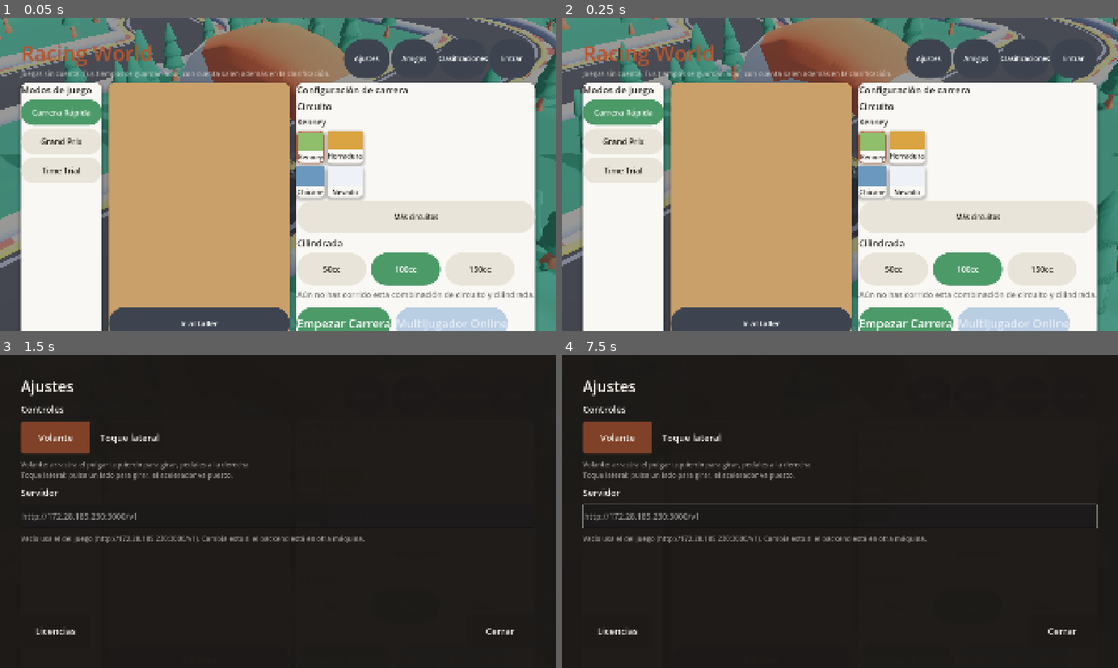
Above: before the commit, frames 1-4 (two rows, left to right).
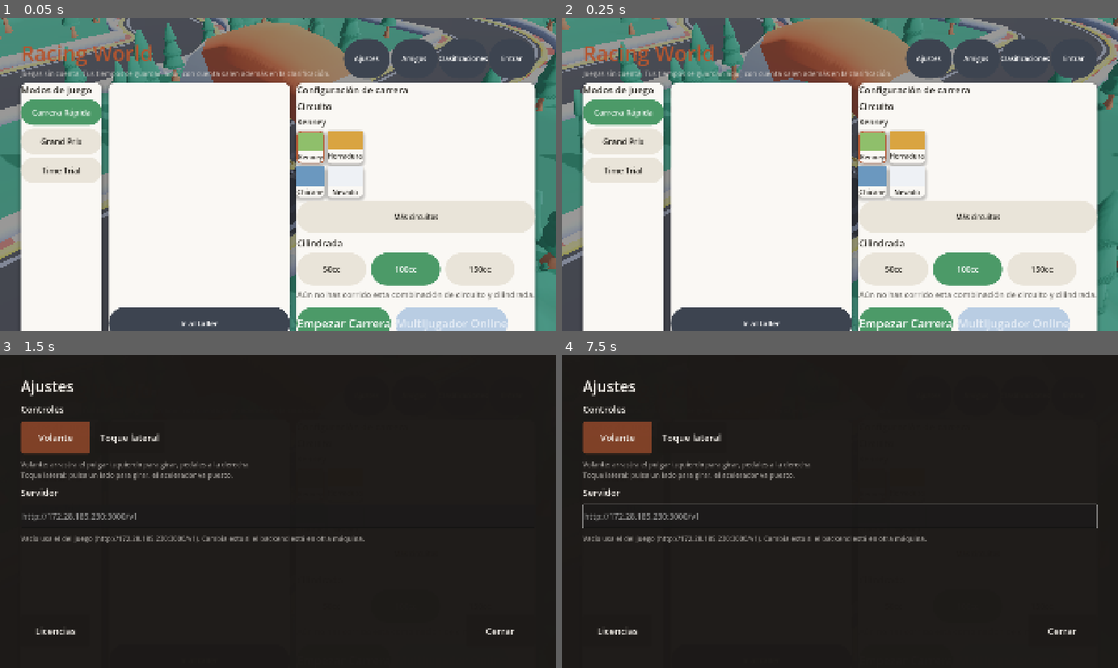
Above: after the commit, the same moments.

Repository: msalejandrojose/core
Game: Godot game, scene res://scenes/main.tscn
Same seed, same stepped clock (60 frames per second), same inputs: the game is played once before the commit and once after it.
Inputs:
- Up to frame 1 (0.05 s): no input
- Up to frame 2 (0.25 s): no input
- Up to frame 3 (1.5 s): click "Ajustes" at 0.5 s; click "Amigos" at 1.25 s
- Up to frame 4 (7.5 s): click "Clasificaciones" at 2 s; click "Entrar" at 2.75 s; click "Más circuitos" at 3.5 s; click "Empezar Carrera" at 4.25 s; click "Empezar Carrera" at 5 s; click "Carrera Rápida" at 5.75 s; click "Grand Prix" at 6.5 s; click "Time Trial" at 7.25 s

The runs differ from the first frame. In frame 1, 23% of the frame differs, in the area x 19-53%, y 20-100%; in frame 2, 23%; in frame 3, less than 0.1%; in frame 4, less than 0.1%.

Commit message:
feat(racing): taller 3D de verdad y selección de circuito según referencia
Fondo de taller con gráficos de Godot, no una tarjeta de color plano:
VehiclePreview.add_workshop_backdrop() (opt-in) añade suelo/pared/banco
con BoxMesh + StandardMaterial3D dentro del propio visor 3D del coche —
gira e ilumina junto con él, sin assets nuevos. Solo lo pide el menú
principal; el taller de verdad (workshop_screen.gd) sigue con el visor
transparente de siempre, sin tocarlo.

Selección de circuito, según la segunda captura de referencia:
- Cabecera con Ajustes/Clasificaciones/Salir, mismo lenguaje que el menú
  principal (sin Amigos: es una pantalla de segundo nivel, no el hub).
- Las tarjetas ganan "Longitud" — pero calculada de verdad (nº de celdas
  del trazado × el tamaño de celda del GridMap), no un número inventado
  para parecerse a la referencia. Sin "Dificultad" ni "Tiempo": la
  referencia los muestra pero no existen como datos reales de un
  circuito, mismo criterio que ya dejó por escrito el propio código antes
  de este cambio. Los circuitos del servidor, sin trazado en el listado,
  se quedan sin longitud en vez de inventarla.

Diff:
--- a/apps/game/scripts/ui/main_menu.gd
+++ b/apps/game/scripts/ui/main_menu.gd
@@ -221,7 +221,7 @@
 ## mismo: es donde más sentido tiene ("tu coche, en el taller"), y ya no
 ## hay pestaña que lo lleve.
 func _build_preview_panel() -> Control:
-	var card := UiTheme.card_panel(Color("caa06a"))
+	var card := UiTheme.card_panel()
 	card.size_flags_horizontal = Control.SIZE_EXPAND_FILL
 	card.size_flags_vertical = Control.SIZE_EXPAND_FILL
 
@@ -234,6 +234,10 @@
 	column.add_child(viewport_holder)
 
 	_preview = VehiclePreview.new()
+	# Suelo/pared/banco con mallas de Godot, no una tarjeta de color plano:
+	# el taller tiene que verse dentro del propio visor 3D, girando e
+	# iluminándose con el coche.
+	_preview.add_workshop_backdrop()
 	viewport_holder.add_child(_preview)
 
 	var workshop_button := UiTheme.pill_button(
--- a/apps/game/scripts/ui/track_select_screen.gd
+++ b/apps/game/scripts/ui/track_select_screen.gd
@@ -26,6 +26,13 @@
 ## así se distinguen de la tarjeta grande que las contiene a todas.
 const _TILE_BG := Color("f4f1ea")
 
+## Metros por celda del `GridMap` de `main.tscn` (`cell_size`) — de ahí se
+## deriva la longitud real de un circuito local: nº de celdas del trazado
+## por este valor. Los circuitos del backoffice no traen el trazado en el
+## listado, así que para esos no hay longitud que mostrar (mejor omitirla
+## que inventar un número).
+const _CELL_SIZE_M := 9.99
+
 signal closed()
 ## Solo se emite si se confirma un circuito distinto al que había — quien
 ## abre esta pantalla lo usa para refrescar su resumen sin tener que sondear
@@ -39,6 +46,7 @@
 var _card_panels: Array[PanelContainer] = []
 var _card_ids: Array[String] = []
 var _card_is_server: Array[bool] = []
+var _account_button: Button
 
 var _pending_id: String
 var _pending_is_server: bool
@@ -69,7 +77,7 @@
 	column.add_theme_constant_override("separation", 16)
 	margin.add_child(column)
 
-	column.add_child(_title("Selección de circuito"))
+	column.add_child(_build_header())
 
 	var grid_card := UiTheme.card_panel()
 	grid_card.size_flags_vertical = Control.SIZE_EXPAND_FILL
@@ -87,7 +95,7 @@
 
 	for id in TrackCatalog.ids():
 		var layout := TrackCatalog.by_id(id)
-		_add_card(layout.name, id, false, layout.checkpoints + 1)
+		_add_card(layout.name, id, false, layout.checkpoints + 1, "", layout.path.size() * _CELL_SIZE_M)
 	_sync_selection()
 
 	# Los del servidor (creados en el backoffice) se cargan aparte y se van
@@ -147,7 +155,7 @@
 		# defecto también), no como cadena vacía — hay que cubrir los dos.
 		var image_url_value: Variant = item.get("imageUrl")
 		var image_url: String = image_url_value if image_url_value is String else ""
-		_add_card(str(item.get("name", slug)), slug, true, int(item.get("sectorCount", 1)), image_url)
+		_add_card(str(item.get("name", slug)), slug, true, int(item.get("sectorCount", 1)), image_url, -1.0)
 
 	_sync_selection()
 
@@ -156,7 +164,14 @@
 ## `Api.base_url` (ver `RacingApi.fetch_image_texture`). Vacío = sin
 ## miniatura, que es siempre el caso de los 4 circuitos del catálogo local
 ## (esa tabla no tiene imagen, solo los circuitos nacidos en el backoffice).
-func _add_card(label: String, id: String, is_server: bool, sector_count: int, image_url: String = "") -> void:
+func _add_card(
+	label: String,
+	id: String,
+	is_server: bool,
+	sector_count: int,
+	image_url: String = "",
+	length_m: float = -1.0,
+) -> void:
 	if _card_ids.has(id):
 		return
 
@@ -183,6 +198,16 @@
 	name_label.add_theme_font_size_override("font_size", UiTheme.FONT_MD)
 	name_label.add_theme_color_override("font_color", UiTheme.CARD_INK)
 	card.add_child(name_label)
+
+	# `length_m < 0` = sin dato (circuitos del backoffice, que no traen el
+	# trazado en el listado) — mejor omitirlo que enseñar un número
+	# inventado.
+	if length_m >= 0.0:
+		var length_label := Label.new()
+		length_label.text = "Longitud: %d m" % roundi(length_m)
+		length_label.add_theme_font_size_override("font_size", UiTheme.FONT_XS)
+		length_label.add_theme_color_override("font_color", UiTheme.CARD_MUTED)
+		card.add_child(length_label)
 
 	var sectors_label := Label.new()
 	sectors_label.text = "%d sectores" % sector_count
@@ -252,3 +277,57 @@
 	label.add_theme_font_size_override("font_size", UiTheme.FONT_XL)
 	label.add_theme_color_override("font_color", UiTheme.BONE)
 	return label
+
+
+## Título a la izquierda, accesos sueltos a la derecha — mismo lenguaje
+## que la cabecera del menú principal, sin "Amigos": esta es una pantalla
+## de segundo nivel, no el hub.
+func _build_header() -> Control:
+	var header := HBoxContainer.new()
+	header.add_theme_constant_override("separation", 16)
+
+	header.add_child(_title("Selección de circuito"))
+
+	var push := Control.new()
+	push.size_flags_horizontal = Control.SIZE_EXPAND_FILL
+	header.add_child(push)
+
+	var bar := HBoxContainer.new()
+	bar.add_theme_constant_override("separation", 4)
+	header.add_child(bar)
+
+	bar.add_child(_icon_button("Ajustes", func() -> void:
+		add_child(load("res://scenes/ui/settings-screen.tscn").instantiate())))
+	bar.add_child(_icon_button("Clasificaciones", func() -> void:
+		add_child(load("res://scenes/ui/leaderboard-screen.tscn").instantiate())))
+
+	_account_button = _icon_button("Salir", _open_account)
+	bar.add_child(_account_button)
+	_refresh_account()
+
+	return header
+
+
+## Entrar no es obligatorio para jugar — mismo criterio y mismo código que
+## en `main_menu.gd`, duplicado a propósito: cada pantalla suelta ya
+## repite sus propias `_label`/`_heading`, este botón no es distinto.
+func _open_account() -> void:
+	if Session.is_logged_in():
+		Session.logout()
+		_refresh_account()
+		return
+
+	var screen: CanvasLayer = load("res://scenes/ui/login-screen.tscn").instantiate()
+	screen.closed.connect(_refresh_account)
+	add_child(screen)
+
+
+func _refresh_account() -> void:
+	if is_instance_valid(_account_button):
+		_account_button.text = "Salir" if Session.is_logged_in() else "Entrar"
+
+
+func _icon_button(text: String, on_pressed: Callable) -> Button:
+	var button := UiTheme.pill_button(text, UiTheme.STEEL, Color.WHITE, Vector2(160, 72), UiTheme.FONT_XS)
+	button.pressed.connect(on_pressed)
+	return button
--- a/apps/game/scripts/ui/vehicle_preview.gd
+++ b/apps/game/scripts/ui/vehicle_preview.gd
@@ -72,3 +72,54 @@
 
 func has_model() -> bool:
 	return _model != null
+
+
+## Suelo + pared + banco de taller alrededor del coche, con mallas
+## primitivas (`BoxMesh`) y `StandardMaterial3D` — nada de imágenes ni
+## modelos nuevos, gráficos de Godot tal cual pide la referencia. Opt-in:
+## el taller de verdad (`workshop_screen.gd`) sigue con el fondo
+## transparente de siempre, solo el menú principal lo pide (TASK "fondo de
+## taller en el menú principal").
+func add_workshop_backdrop() -> void:
+	_viewport.transparent_bg = false
+
+	var env := Environment.new()
+	env.background_mode = Environment.BG_COLOR
+	env.background_color = Color("cbb896")
+	env.ambient_light_source = Environment.AMBIENT_SOURCE_COLOR
+	env.ambient_light_color = Color("d8cdb8")
+	env.ambient_light_energy = 0.7
+
+	var world_env := WorldEnvironment.new()
+	world_env.environment = env
+	_viewport.add_child(world_env)
+
+	var floor_instance := MeshInstance3D.new()
+	var floor_mesh := BoxMesh.new()
+	floor_mesh.size = Vector3(12, 0.2, 12)
+	floor_instance.mesh = floor_mesh
+	floor_instance.position = Vector3(0, -0.1, 0)
+	floor_instance.material_override = _flat_material(Color("8a8378"))
+	_viewport.add_child(floor_instance)
+
+	var wall := MeshInstance3D.new()
+	var wall_mesh := BoxMesh.new()
+	wall_mesh.size = Vector3(12, 6, 0.3)
+	wall.mesh = wall_mesh
+	wall.position = Vector3(0, 2.9, -3.5)
+	wall.material_override = _flat_material(Color("c9a876"))
+	_viewport.add_child(wall)
+
+	var bench := MeshInstance3D.new()
+	var bench_mesh := BoxMesh.new()
+	bench_mesh.size = Vector3(1.6, 0.9, 0.6)
+	bench.mesh = bench_mesh
+	bench.position = Vector3(-2.6, 0.45, -1.6)
+	bench.material_override = _flat_material(Color("5b4636"))
+	_viewport.add_child(bench)
+
+
+func _flat_material(color: Color) -> StandardMaterial3D:
+	var material := StandardMaterial3D.new()
+	material.albedo_color = color
+	return material
--- a/apps/game/tests/track_select_screen_test.gd
+++ b/apps/game/tests/track_select_screen_test.gd
@@ -59,6 +59,9 @@
 	await _test_la_tarjeta_del_servidor_carga_miniatura()
 	await _test_confirmar_aplica_la_seleccion_pendiente()
 	await _test_atras_no_aplica_nada()
+	await _test_cabecera_de_accesos_sueltos()
+	await _test_circuito_local_muestra_longitud_real()
+	await _test_circuito_del_servidor_no_inventa_longitud()
 
 	_server.stop()
 	Session.logout()
@@ -216,6 +219,43 @@
 
 	_check(GameSettings.track_id, TrackCatalog.DEFAULT_ID,
 		"volver atrás no aplica la tarjeta que se había tocado")
+
+
+func _test_cabecera_de_accesos_sueltos() -> void:
+	var screen := await _open_screen()
+
+	for text in ["Ajustes", "Clasificaciones"]:
+		_check(_find_button(screen, text) != null, true, "hay acceso a \"%s\" en la cabecera" % text)
+	_check(is_instance_valid(screen._account_button), true, "y un botón de cuenta")
+
+	screen.close_screen()
+
+
+## La longitud del circuito local es un dato real (nº de celdas del
+## trazado × el tamaño de celda del `GridMap`), no un número inventado
+## para parecerse a la referencia.
+func _test_circuito_local_muestra_longitud_real() -> void:
+	var screen := await _open_screen()
+
+	var layout := TrackCatalog.by_id(TrackCatalog.DEFAULT_ID)
+	var expected_m := roundi(layout.path.size() * screen._CELL_SIZE_M)
+
+	var label := _find_label_containing(screen, "Longitud: %d m" % expected_m)
+	_check(label != null, true, "el circuito local muestra su longitud real, calculada del trazado")
+
+	screen.close_screen()
+
+
+func _test_circuito_del_servidor_no_inventa_longitud() -> void:
+	var screen := await _open_screen()
+
+	var name_label := _find_label(screen, "Circuito del Puerto")
+	_check(name_label != null, true, "encuentra la tarjeta del servidor")
+	if name_label != null:
+		var has_length := _find_label_containing(name_label.get_parent(), "Longitud") != null
+		_check(has_length, false, "sin trazado en el listado del servidor, no se inventa una longitud")
+
+	screen.close_screen()
 
 
 # --- Utilidades ---------------------------------------------------------------
@@ -259,6 +299,16 @@
 	return null
 
 
+func _find_label_containing(root: Node, text: String) -> Label:
+	if root is Label and root.text.find(text) != -1:
+		return root
+	for child in root.get_children():
+		var found := _find_label_containing(child, text)
+		if found != null:
+			return found
+	return null
+
+
 ## El nombre del circuito vive en una `Label` dentro de la tarjeta (un
 ## `VBoxContainer`); el botón "Seleccionar"/"Seleccionado" es el único
 ## `Button` hijo de esa misma tarjeta.
--- /dev/null
+++ b/apps/game/tests/vehicle_preview_test.gd
@@ -0,0 +1,88 @@
+extends Node
+
+## Prueba del fondo de taller opcional de `VehiclePreview`:
+##
+##     godot --headless --quit-after 800 res://tests/vehicle_preview_test.tscn
+##
+## Solo el menú principal lo pide (`add_workshop_backdrop()`) — el taller de
+## verdad (`workshop_screen.gd`) sigue con el visor transparente de siempre,
+## sin tocarlo.
+
+var _failures := 0
+
+
+func _ready() -> void:
+	_test_sin_pedirlo_el_visor_sigue_transparente()
+	_test_pedirlo_monta_suelo_pared_y_banco()
+	_test_pedirlo_no_rompe_el_modelo()
+
+	if _failures == 0:
+		print("\nOK")
+		get_tree().quit(0)
+	else:
+		print("\nFALLOS: %d" % _failures)
+		get_tree().quit(1)
+
+
+func _test_sin_pedirlo_el_visor_sigue_transparente() -> void:
+	var preview := VehiclePreview.new()
+	add_child(preview)
+
+	_check(preview._viewport.transparent_bg, true, "sin pedir el fondo de taller, el visor sigue transparente")
+	_check(_count_mesh_instances(preview._viewport), 0, "y no hay ninguna malla de taller montada")
+
+	preview.queue_free()
+
+
+func _test_pedirlo_monta_suelo_pared_y_banco() -> void:
+	var preview := VehiclePreview.new()
+	add_child(preview)
+
+	preview.add_workshop_backdrop()
+
+	_check(preview._viewport.transparent_bg, false, "pedir el fondo de taller quita la transparencia")
+	_check(_count_mesh_instances(preview._viewport), 3, "y monta suelo, pared y banco (3 mallas)")
+	_check(_has_world_environment(preview._viewport), true, "con un WorldEnvironment propio para el color de fondo")
+
+	preview.queue_free()
+
+
+func _test_pedirlo_no_rompe_el_modelo() -> void:
+	var preview := VehiclePreview.new()
+	add_child(preview)
+
+	preview.add_workshop_backdrop()
+	preview.show_archetype("normal")
+
+	_check(preview.has_model(), true, "pedir el fondo de taller no impide montar el coche")
+
+	preview.queue_free()
+
+
+# --- Utilidades ---------------------------------------------------------------
+
+func _count_mesh_instances(root: Node) -> int:
+	var count := 0
+	for child in root.get_children():
+		if child is MeshInstance3D:
+			count += 1
+	return count
+
+
+func _has_world_environment(root: Node) -> bool:
+	for child in root.get_children():
+		if child is WorldEnvironment:
+			return true
+	return false
+
+
+func _check(got, want, label: String) -> void:
+	_report(got == want, label, want, got)
+
+
+func _report(ok: bool, label: String, want, got) -> void:
+	if ok:
+		print("  ok   %s" % label)
+	else:
+		print("  FALLA %s — esperado %s, obtenido %s" % [label, want, got])
+		_failures += 1
--- /dev/null
+++ b/apps/game/tests/vehicle_preview_test.tscn
@@ -0,0 +1,6 @@
+[gd_scene load_steps=2 format=3]
+
+[ext_resource type="Script" path="res://tests/vehicle_preview_test.gd" id="1_vehicle_preview"]
+
+[node name="VehiclePreviewTest" type="Node"]
+script = ExtResource("1_vehicle_preview")
Not shown, added: apps/game/tests/vehicle_preview_test.gd.uid
